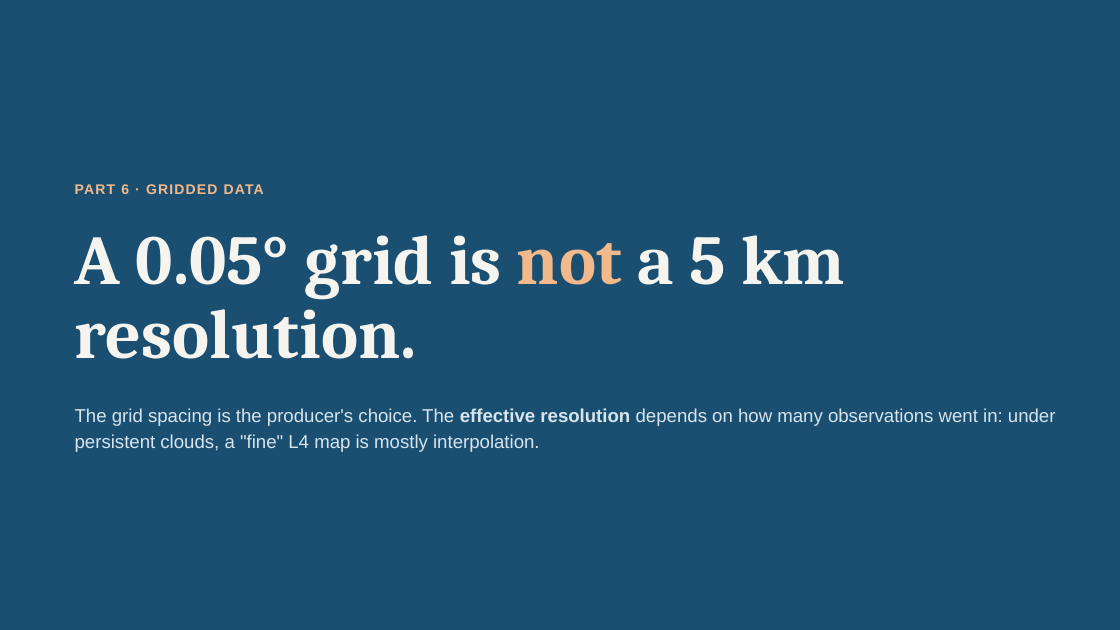
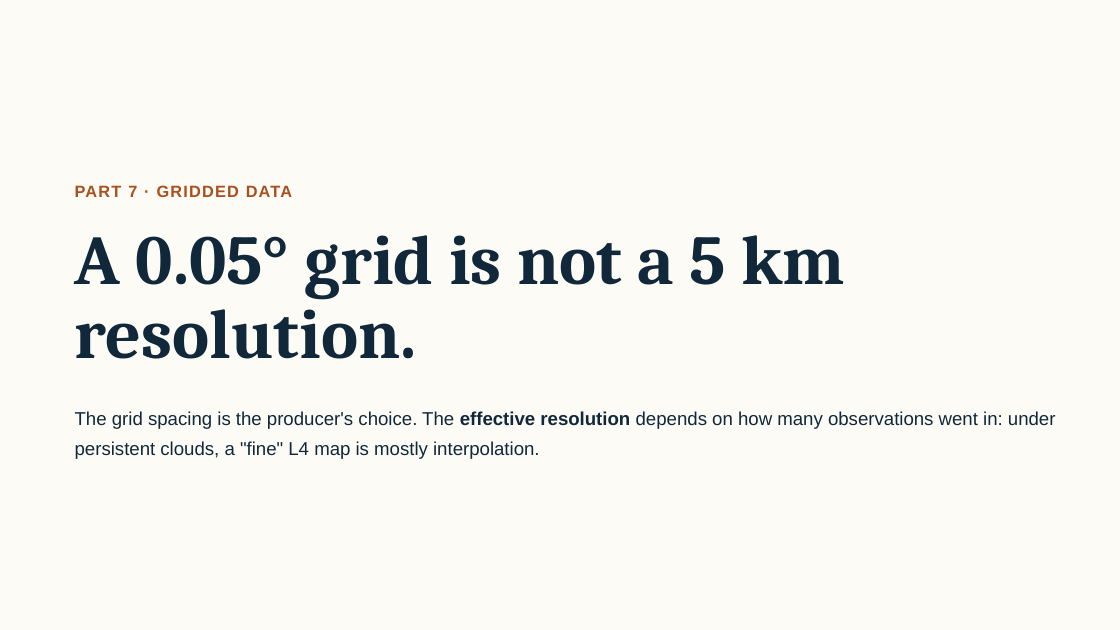
Before and after one commit to gcambon/script-locmarca, a slide deck: slide 24 of Courses/01_course_observation_products.pptx (slide 19 before the commit). Drawn at 1120x630 pixels with LibreOffice and Linux fonts; fonts in the diff are those of the drawing. Boxes give left, top, right and bottom in pixels: in the first picture for what was removed or moved away, otherwise in the second. Text is boxed around its words. In the diff, an @@ line names an element or a change of style, - is before the commit and + after.

```diff
--- a/Courses/01_course_observation_products.pptx
+++ b/Courses/01_course_observation_products.pptx
@@ background #1B4F72 to #FDFBF6 @@
@@ text at box(75, 185, 292, 197): text changed; size 12 to 14 pt; text colour #F2B98A to #A9501E @@
-PART 6 · GRIDDED DATA
+PART 7 · GRIDDED DATA
@@ title "A 0.05° grid is not ..." at box(75, 235, 844, 359): text colour #F6F4EE to #10283A; text colour #F2B98A to #10283A in "not" @@
@@ text "The grid spacing is the ..." at box(75, 411, 1056, 459): text colour #D6E4EC to #10283A; line spacing 22.4pt to 25.2pt @@
```
Also in this commit, not shown: 19 other slides changed, 5 slides added, 1 slide removed, 3 other files.
